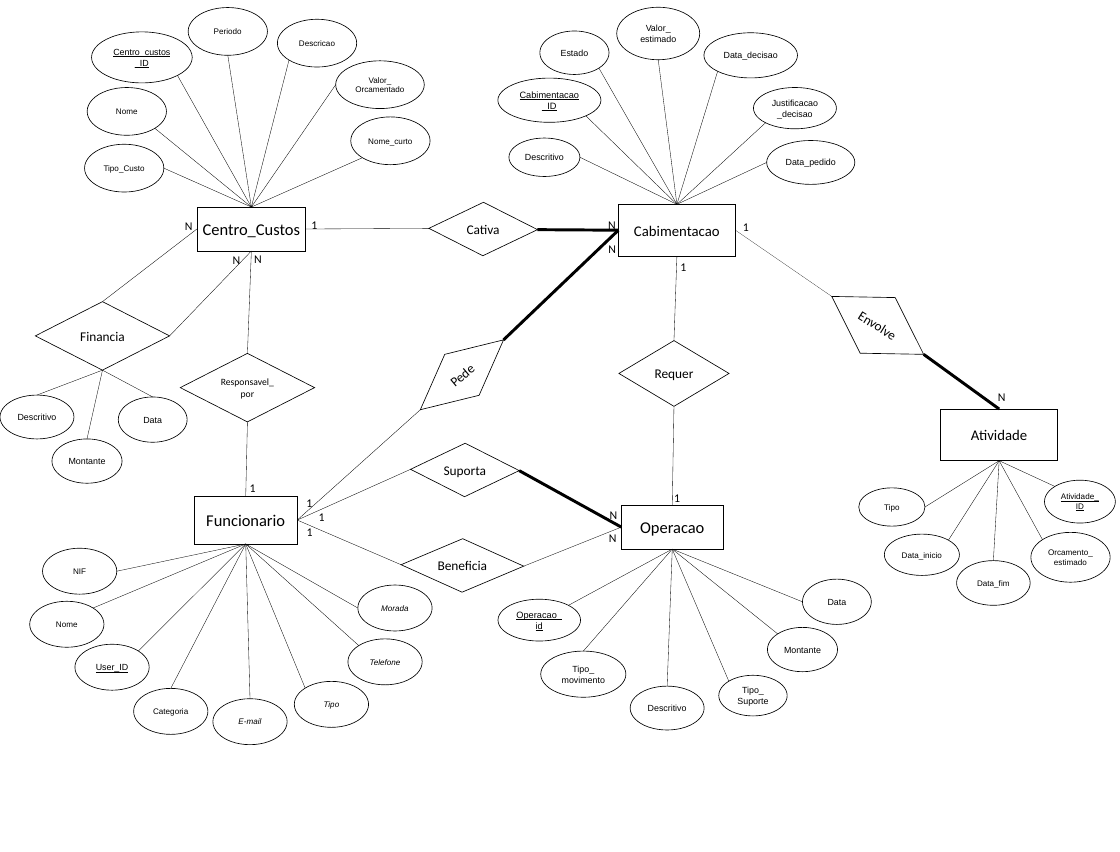
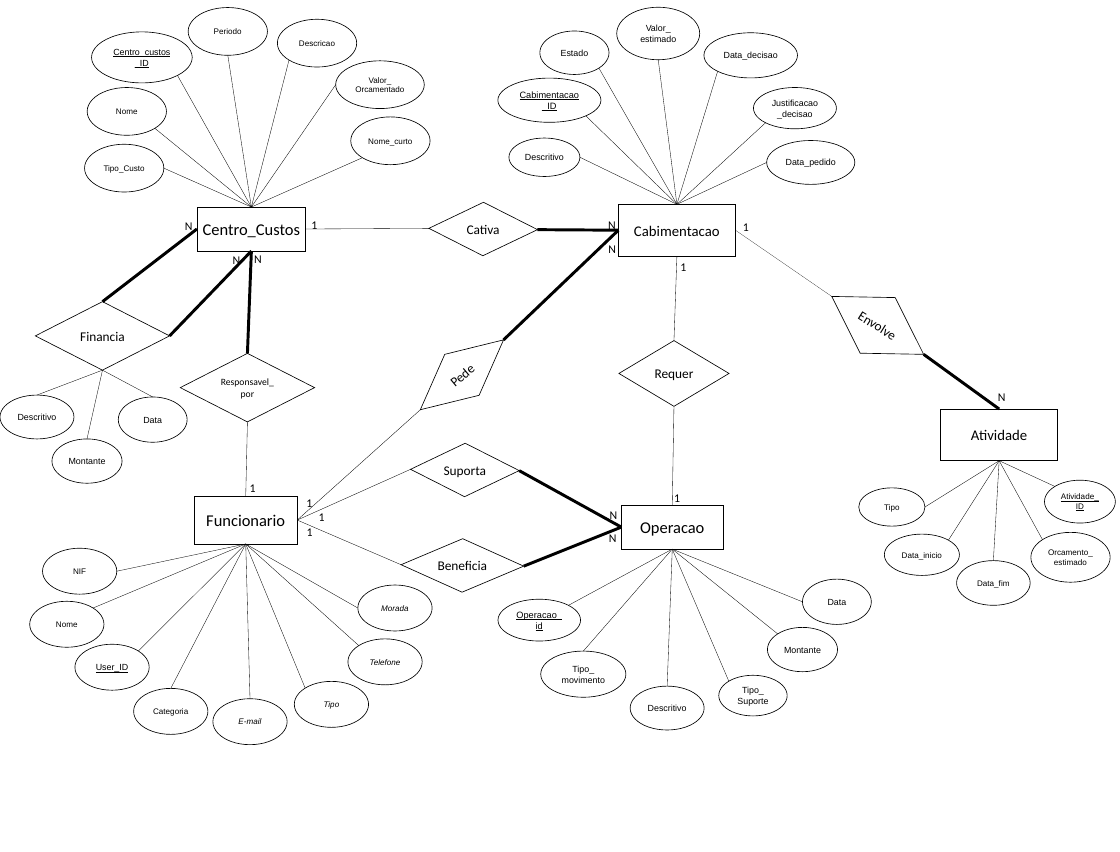
Before and after one commit to hugomcfonseca/Information-Systems-And-Databases, a slide deck: slide 1 of Requisitos_Modelação/modelo_ea_gestbook.pptx. Drawn at 1120x852 pixels with LibreOffice and Linux fonts; fonts in the diff are those of the drawing. Boxes give left, top, right and bottom in pixels: in the first picture for what was removed or moved away, otherwise in the second. Text is boxed around its words. In the diff, an @@ line names an element or a change of style, - is before the commit and + after.

```diff
--- a/Requisitos_Modelação/modelo_ea_gestbook.pptx
+++ b/Requisitos_Modelação/modelo_ea_gestbook.pptx
@@ line (197, 229) - (103, 301): stroke #000000 0.5 pt to #000000 4.5 pt @@
@@ line (170, 336) - (252, 251): stroke #000000 0.5 pt to #000000 4.5 pt @@
@@ line (247, 353) - (252, 251): stroke #000000 0.5 pt to #000000 4.5 pt @@
@@ line (524, 566) - (621, 527): stroke #000000 0.5 pt to #000000 4.5 pt @@
```
Also in this commit, not shown: 4 other files.
